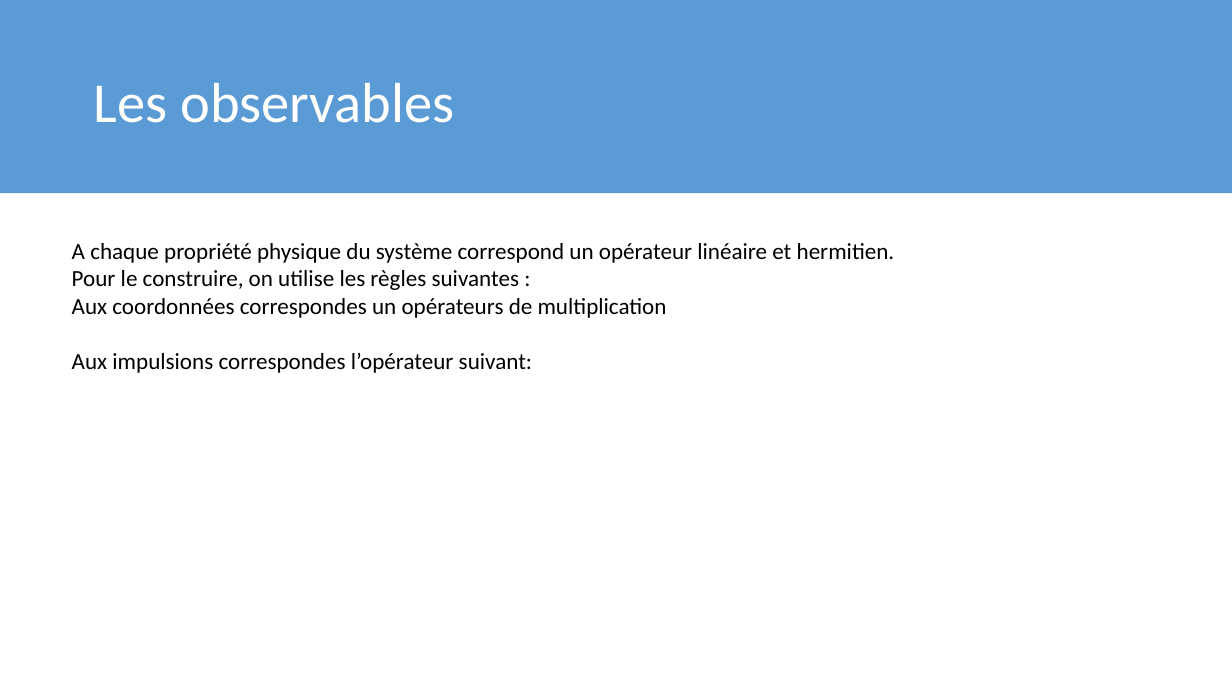
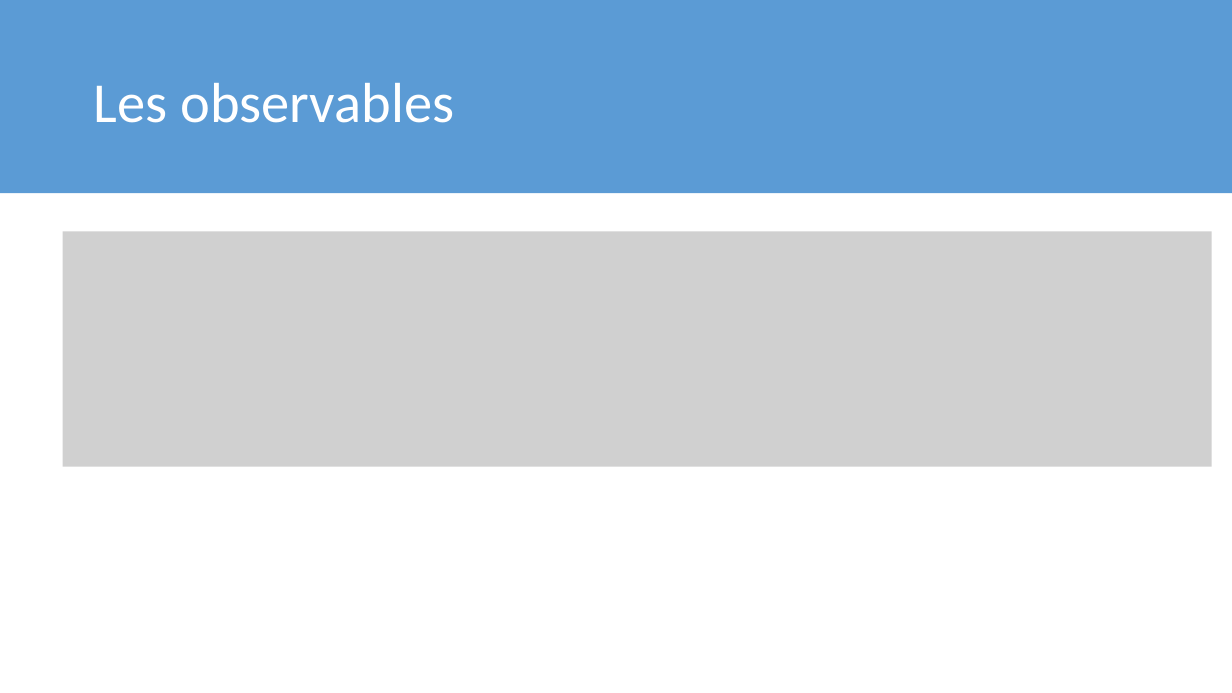
Before and after one commit to meitnerium/theochem, a slide deck: slide 7 of FR/3_Postulats/Postulats.pptx (slide 5 before the commit). Drawn at 1232x693 pixels with LibreOffice and Linux fonts; fonts in the diff are those of the drawing; grey boxes stand for pictures. Boxes give left, top, right and bottom in pixels: in the first picture for what was removed or moved away, otherwise in the second. Text is boxed around its words. In the diff, an @@ line names an element or a change of style, - is before the commit and + after.

```diff
--- a/FR/3_Postulats/Postulats.pptx
+++ b/FR/3_Postulats/Postulats.pptx
@@ picture added at <box>63,231,1212,467</box> @@
@@ text removed at <box>72,243,895,373</box> @@
-A chaque propriété physique du système correspond un opérateur linéaire et hermitien.
-Pour le construire, on utilise les règles suivantes :
-Aux coordonnées correspondes un opérateurs de multiplication
-Aux impulsions correspondes l’opérateur suivant:
```
Also in this commit, not shown: 1 other slide changed, 2 slides added, 6 other files.
